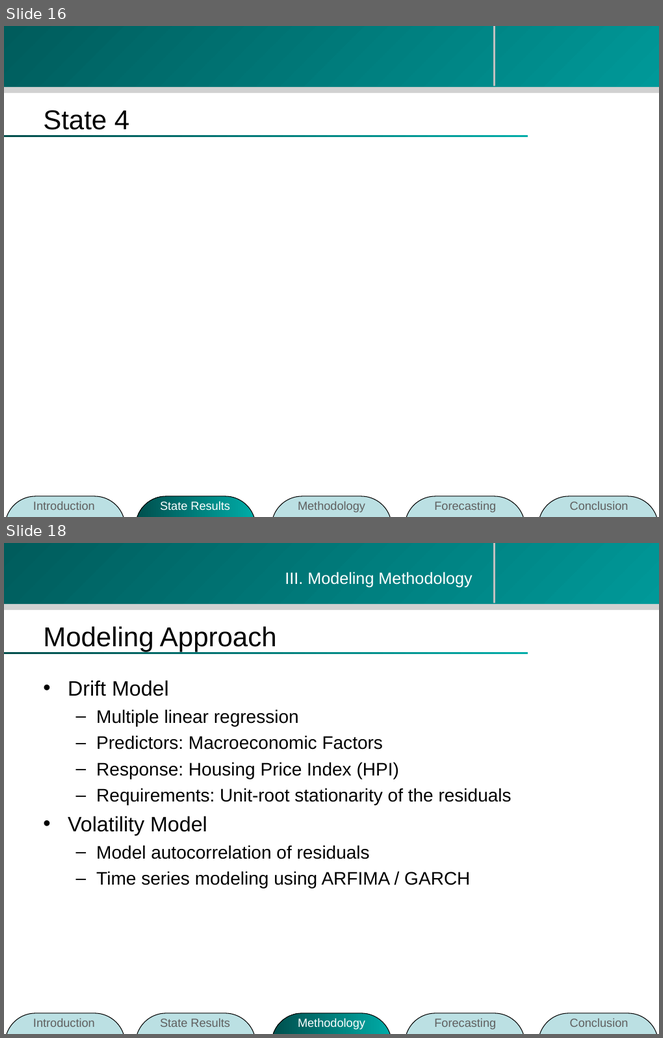
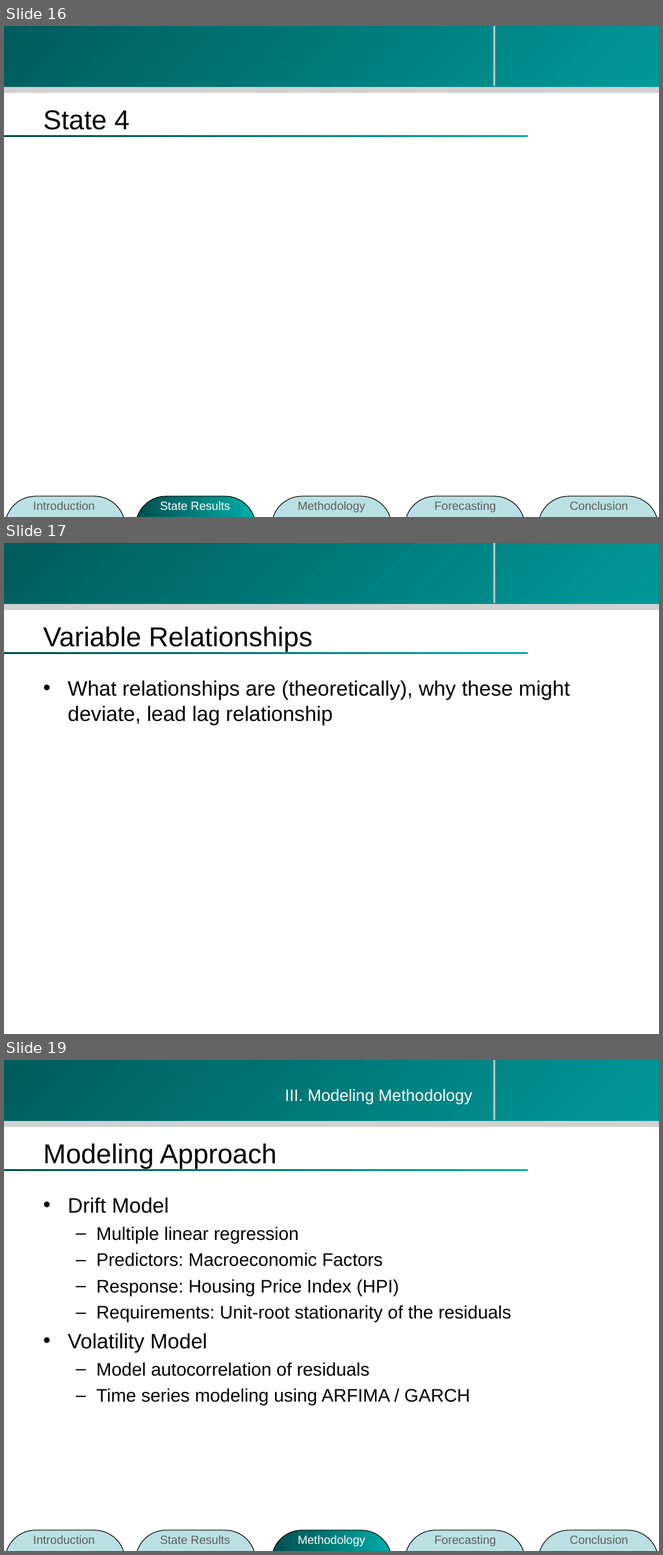
Before and after one commit to zhouzhenghui/svnrepository, a slide deck: SVNRepository/Presentation/M.Eng Final Presentation-take2.ppt. Shown one above the other, each under a label of ours: slides 16 and 18 before the commit, slides 16, 17 and 19 after it; the slides between them are not shown. The pictures are 663x1038 and 663x1555 pixels, drawn with LibreOffice and Linux fonts; fonts in the diff are those of the drawing; background and template pictures are left out. Boxes give left, top, right and bottom in pixels: in the first picture for what was removed or moved away, otherwise in the second. Text is boxed around its words. In the diff, an @@ line names an element or a change of style, - is before the commit and + after.

```diff
--- a/SVNRepository/Presentation/M.Eng Final Presentation-take2.ppt
+++ b/SVNRepository/Presentation/M.Eng Final Presentation-take2.ppt
@@ slide 17 added at [4,543,659,1034], background #FFFFFF; not listed: 4 template elements that a slide beside it also shows @@
@@ title added at [43,626,313,652], 30 pt, text #000000 @@
+Variable Relationships
@@ text added at [68,680,570,725], 23 pt, text #000000 @@
+• What relationships are (theoretically), why these might deviate, lead lag relationship
@@ what was slide 18 is now slide 19 @@
```
Also in this commit, not shown: 4 slides changed, 1 other slide added, 1 slide removed.
